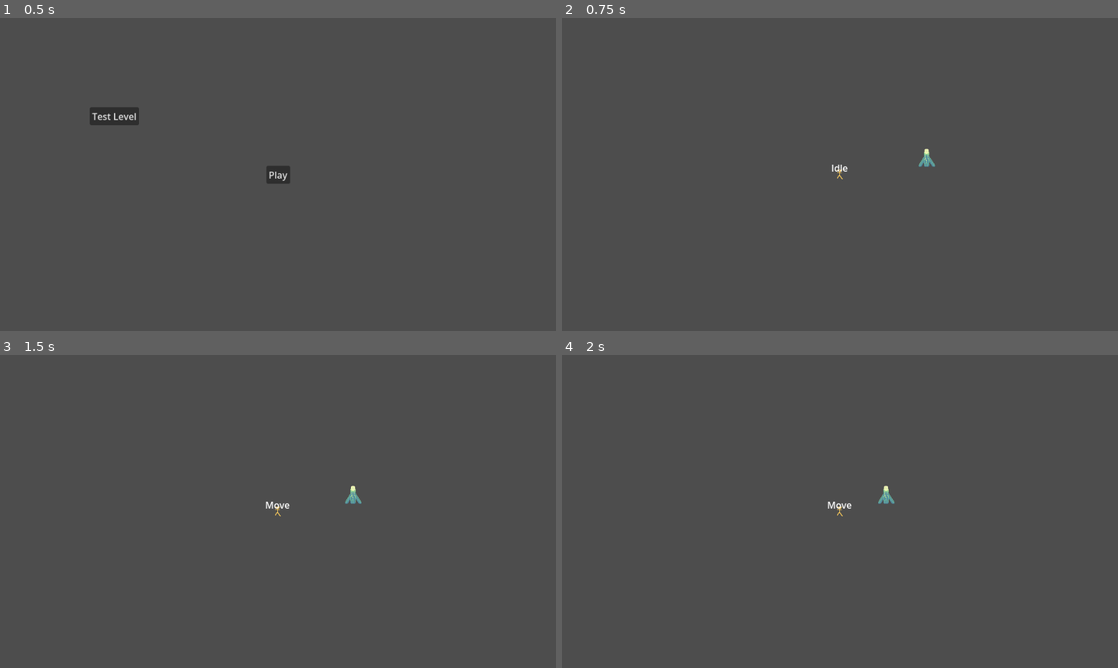
Above: before the commit, frames 1-4 (two rows, left to right).
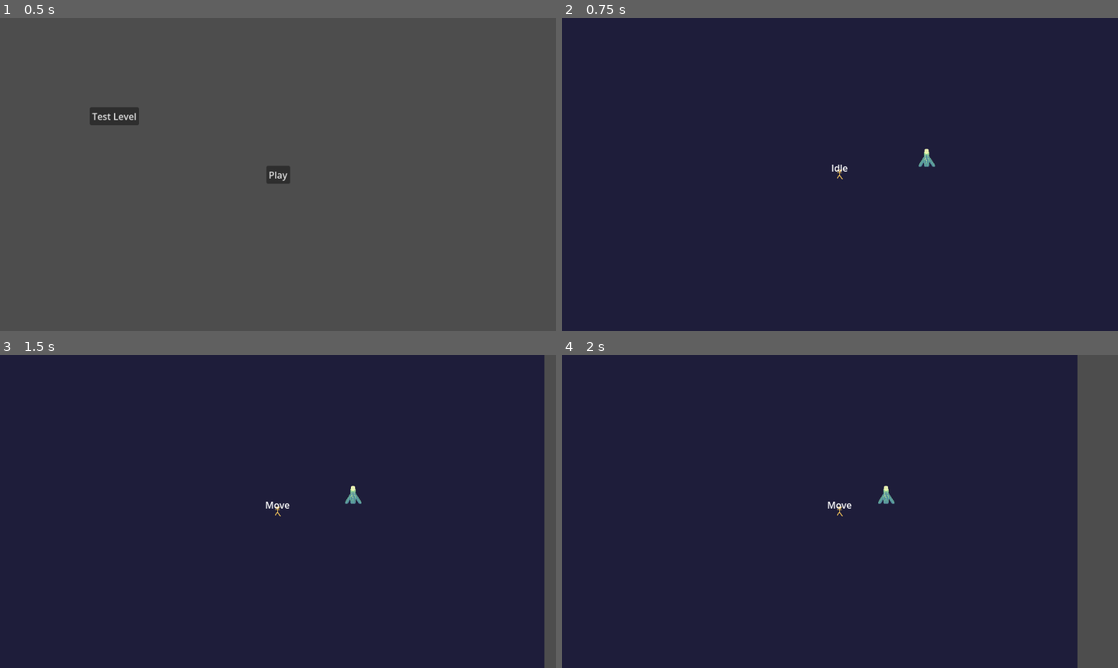
Above: after the commit, the same moments.

Repository: austingwatson/Signal
Game: Godot game, scene res://scenes/title_screen.tscn
Two runs of this game, one before a commit and one after it. Both use one fixed random seed, a clock stepped at 60 frames per second and the inputs below.
Inputs:
- Up to frame 1 (0.5 s): no input
- Up to frame 2 (0.75 s): click "Test Level" at 0.5 s
- Up to frame 3 (1.5 s): tap Enter at 1.25 s; hold D (move_right) from 1.28 s (still down)
- Up to frame 4 (2 s): keep holding D (move_right)

Frame 1 is identical in both runs. In frame 2, 100% of the frame differs, in the area x 0-100%, y 0-100%; in frame 3, 98%; in frame 4, 93%.

Commit message:
Some basic sounds

Diff:
--- a/scenes/test_level_screen.tscn
+++ b/scenes/test_level_screen.tscn
@@ -1,13 +1,21 @@
 [gd_scene format=3 uid="uid://bfs8dj8glr6tv"]
 
 [ext_resource type="PackedScene" uid="uid://cyvw0ck5o7yyv" path="res://scenes/entity/actor/player.tscn" id="1_kfx0g"]
-[ext_resource type="Texture2D" uid="uid://bqlgf7w7nxrgo" path="res://assets/textures/laser_turret.png" id="2_drtsa"]
+[ext_resource type="Texture2D" uid="uid://swqltwa43xp" path="res://assets/textures/environment/background_dark.png" id="1_p5up1"]
+[ext_resource type="Texture2D" uid="uid://bqlgf7w7nxrgo" path="res://assets/textures/actors/laser_turret.png" id="3_81dx7"]
 
 [node name="TestLevelScreen" type="Node2D" unique_id=1663135438]
+
+[node name="Parallax2D" type="Parallax2D" parent="." unique_id=246321625]
+repeat_times = 2
+
+[node name="Sprite2D" type="Sprite2D" parent="Parallax2D" unique_id=1363495057]
+position = Vector2(235, 176)
+texture = ExtResource("1_p5up1")
 
 [node name="Player" parent="." unique_id=366550933 instance=ExtResource("1_kfx0g")]
 position = Vector2(235, 176)
 
 [node name="Sprite2D" type="Sprite2D" parent="." unique_id=1245501810]
 position = Vector2(385, 148)
-texture = ExtResource("2_drtsa")
+texture = ExtResource("3_81dx7")
Renamed: assets/textures/heavy_bot.png -> assets/textures/actors/heavy_bot.png
Not shown, changed: assets/textures/actors/heavy_bot.png.import
Renamed: assets/textures/laser_turret.png -> assets/textures/actors/laser_turret.png
Not shown, changed: assets/textures/actors/laser_turret.png.import
Renamed: assets/textures/swarm_bot.png -> assets/textures/actors/swarm_bot.png
Not shown, changed: assets/textures/actors/swarm_bot.png.import
Renamed: assets/textures/temp.png -> assets/textures/actors/temp.png
Not shown, changed: assets/textures/actors/temp.png.import
Renamed: assets/textures/background_dark.png -> assets/textures/environment/background_dark.png
Not shown, changed: assets/textures/environment/background_dark.png.import
Renamed: assets/textures/pickup_metal.png -> assets/textures/environment/pickup_metal.png
Not shown, changed: assets/textures/environment/pickup_metal.png.import
(and 14 more such lines)
